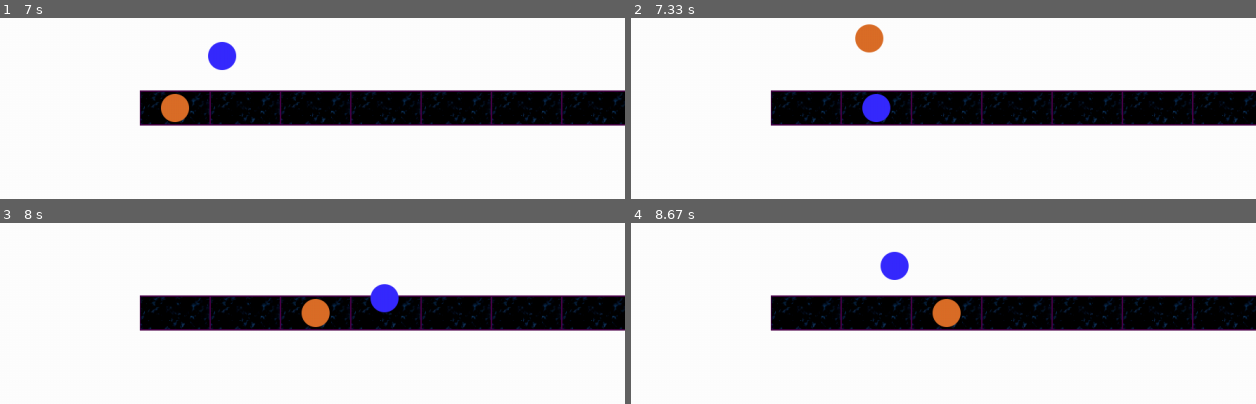
Above: before the commit, frames 1-4 (two rows, left to right).
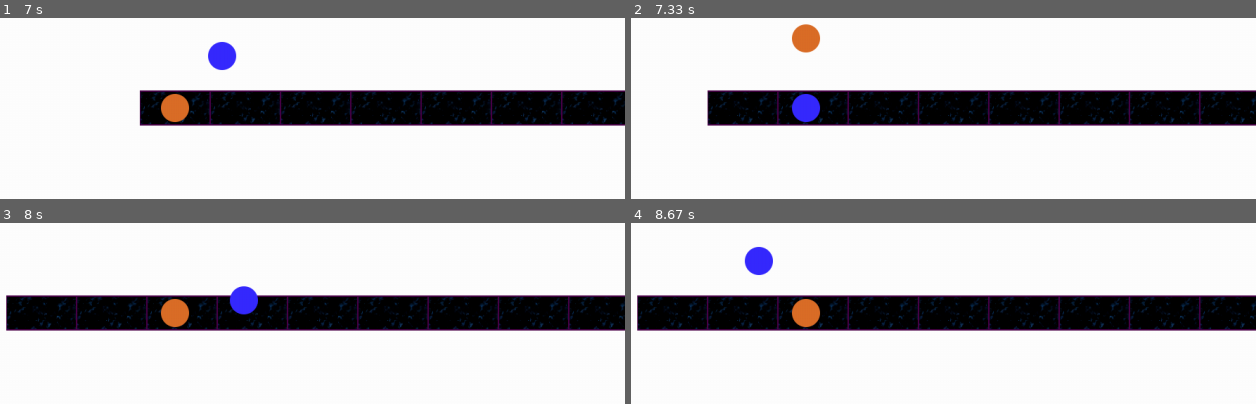
Above: after the commit, the same moments.

Repository: en0chC/Never-Ending-Circles
Game: pygame game, started from __main__.py
The game is run twice, just before and just after one commit, with the same random seed, the same clock (stepped at 60 frames per second) and the same inputs.
Inputs:
- Up to frame 1 (7 s): no input
- Up to frame 2 (7.33 s): hold F from 7.13 s (still down)
- Up to frame 3 (8 s): release F at 7.67 s
- Up to frame 4 (8.67 s): no input

Frame 1 is identical in both runs. In frame 2, 6.9% of the frame differs, in the area x 12-100%, y 3-60%; in frame 3, 9.1%; in frame 4, 9.1%, in the area x 0-100%, y 13-60%.

Commit message:
Restore Point

Diff:
--- a/camera.py
+++ b/camera.py
@@ -13,10 +13,18 @@
 
 class Camera:
     def __init__(self, windowSize):
-        self.wndSize = windowSize
+        self.wndCenter = (windowSize[0]//2, windowSize[1]//2)
         self.offset = pygame.math.Vector2(0, 0)
+        self.deltax = 0
+        self.deltay = 0
 
-    def follow(self, player):
-        if player.moveState == "Move":
-            self.offset.x += player.rect.x - self.offset.x
-            self.offset.y += player.rect.y - self.offset.y
+    def centerCam(self, player):
+        # If fixed circle is 100 pixels away from center, means it has just
+        # snapped to the tile, so update change in x and y coordinates
+        if player.moveState == "Fixed" and \
+        ((player.rect.center[0] - self.wndCenter[0])**2
+        + (player.rect.center[1] - self.wndCenter[1])**2)**(1/2) == 100:
+            self.deltax = player.rect.center[0] - self.wndCenter[0]
+            self.deltay = player.rect.center[1] - self.wndCenter[1]
+            self.offset.x = self.deltax / 10
+            self.offset.y = self.deltay / 10
--- a/game.py
+++ b/game.py
@@ -24,36 +24,35 @@
         pygame.init()
         pygame.display.set_caption("Never Ending Circles")
         # Set up display window to fullscreen
-        self.monitorSize = (
+        self.wndSize = (
             pygame.display.Info().current_w, pygame.display.Info().current_h)
+        self.wndCenter = (self.wndSize[0]//2, self.wndSize[1]//2)
         self.screen = pygame.display.set_mode(
-            self.monitorSize, pygame.FULLSCREEN)
+            self.wndSize, pygame.FULLSCREEN)
         # Initialize the clock
         self.clock = pygame.time.Clock()
         self.FPS = 60
         # Set up players and player group
         self.player = pygame.sprite.Group()
-        self.player.add(Player("Blue", self.monitorSize, self.FPS, 1))
-        self.player.add(Player("Orange", self.monitorSize, self.FPS, 1))
-        # Set up camera (Doesn't do anything yet)
-        self.camera = Camera(self.monitorSize)
+        self.player.add(Player("Blue", self.wndSize, self.FPS, 1))
+        self.player.add(Player("Orange", self.wndSize, self.FPS, 1))
+        # Set up camera
+        self.camera = Camera(self.wndSize)
         # Set up game state
         self.gameState = "Countdown"
 
-        # Set up test tiles and tiles group (TEMPORARY - Here for testing
-        # purposes only)
+        # Set up test tiles and tiles group (TEMPORARY)
         self.tiles = pygame.sprite.Group()
-        self.tiles.add(Tile(self.monitorSize, (0, 0)))
-        self.tiles.add(Tile(self.monitorSize, (100, 0)))
-        self.tiles.add(Tile(self.monitorSize, (200, 0)))
-        self.tiles.add(Tile(self.monitorSize, (300, 0)))
-        self.tiles.add(Tile(self.monitorSize, (400, 0)))
-        self.tiles.add(Tile(self.monitorSize, (500, 0)))
-        self.tiles.add(Tile(self.monitorSize, (600, 0)))
-        self.tiles.add(Tile(self.monitorSize, (700, 0)))
-        self.tiles.add(Tile(self.monitorSize, (800, 0)))
-        self.tiles.add(Tile(self.monitorSize, (900, 0)))
-        # Keep track of the next tile in the path to move onto
+        self.tiles.add(Tile(self.wndSize, (0, 0)))
+        self.tiles.add(Tile(self.wndSize, (100, 0)))
+        self.tiles.add(Tile(self.wndSize, (200, 0)))
+        self.tiles.add(Tile(self.wndSize, (300, 0)))
+        self.tiles.add(Tile(self.wndSize, (400, 0)))
+        self.tiles.add(Tile(self.wndSize, (500, 0)))
+        self.tiles.add(Tile(self.wndSize, (600, 0)))
+        self.tiles.add(Tile(self.wndSize, (700, 0)))
+        self.tiles.add(Tile(self.wndSize, (800, 0)))
+        self.tiles.add(Tile(self.wndSize, (900, 0)))
         self.nextTileIndex = 1
 
     def mainLoop(self):
@@ -68,13 +67,36 @@
                         pygame.quit()
                         exit()
 
-            # Doesn't do anything for now
-            self.camera.follow(self.player.sprites()[0])
-            self.camera.follow(self.player.sprites()[1])
+            self.camera.centerCam(self.player.sprites()[0])
+            self.camera.centerCam(self.player.sprites()[1])
 
             # Fill background and blit tiles on display window
             self.screen.fill("white")
+            for sprite in self.tiles.sprites():
+                if self.player.sprites()[0].rect.center != self.wndCenter and \
+                self.player.sprites()[1].rect.center != self.wndCenter:
+                    sprite.rect.x -= self.camera.offset.x
+                    sprite.rect.y -= self.camera.offset.y
             self.tiles.draw(self.screen)
+
+            for sprite in self.player.sprites():
+                if sprite.moveState == "Fixed" and \
+                sprite.rect.center != self.wndCenter:
+                    sprite.rect.x -= self.camera.offset.x
+                    sprite.rect.y -= self.camera.offset.y
+
+            """
+            for sprite in self.player.sprites():
+                if sprite.moveState == "Fixed" and \
+                sprite.rect.centerx - self.wndSize[0]//2 <= 5 and \
+                sprite.rect.centery - self.wndSize[1]//2 <= 5:
+                    sprite.rect.center = self.wndCenter
+                elif sprite.moveState == "Fixed" and \
+                sprite.rect.center != self.wndCenter:
+                    sprite.rect.x -= self.camera.offset.x
+                    sprite.rect.y -= self.camera.offset.y
+            """
+
             # Draw players onto screen and update players' properties
             self.player.draw(self.screen)
             self.player.sprites()[0].update(self.player.sprites()[1])
@@ -108,12 +130,16 @@
             # Snap circle to tile, update the center of circular motion of
             # other circle and set the other circle to start moving
             blueCircle.snapToTile(nextTile)
+            # Update camera offset
+            self.camera.centerCam(blueCircle)
             orangeCircle.update(blueCircle)
             orangeCircle.moveState = "Move"
             self.nextTileIndex += 1
         elif pygame.sprite.collide_mask(orangeCircle, nextTile) and \
         orangeCircle.moveState == "Move" and keys[pygame.K_f]:
             orangeCircle.snapToTile(nextTile)
+            # Update camera offset
+            self.camera.centerCam(orangeCircle)
             blueCircle.update(orangeCircle)
             blueCircle.moveState = "Move"
             self.nextTileIndex += 1
--- a/player.py
+++ b/player.py
@@ -80,8 +80,8 @@
     # For the fixed player, update center of circular motion and
     # starting position of the circular motion relative to moving circle
     def updateCircularMotionCenter(self, otherCircle):
+        self.circMotionCenter = otherCircle.rect.center
         if self.moveState == "Fixed":
-            self.circMotionCenter = otherCircle.rect.center
             # Set the starting circular position of fixed circle to opposite
             # the other circle's circular position
             self.angle = (otherCircle.angle + math.pi) % (2*math.pi)
--- a/tile.py
+++ b/tile.py
@@ -12,6 +12,7 @@
 import pygame
 
 class Tile(pygame.sprite.Sprite):
+    # pos is TEMPORARY
     def __init__(self, windowSize, pos):
         super().__init__()
         # Set up tile image and rect
